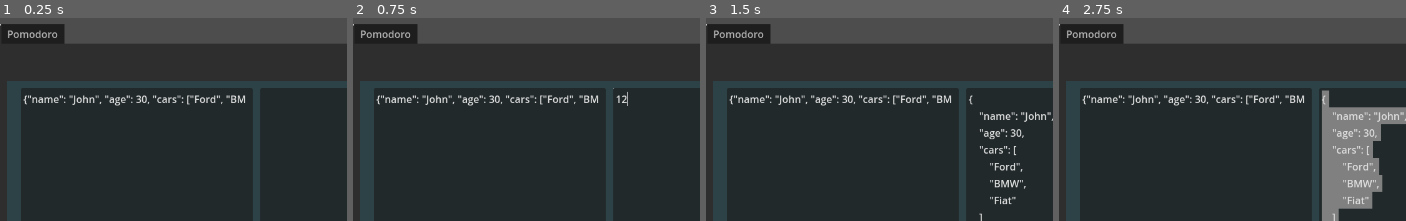
Above: before the commit, frames 1-4 (left to right).
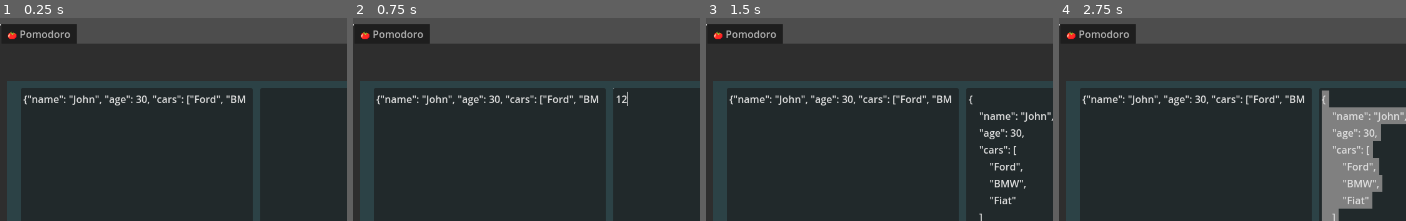
Above: after the commit, the same moments.

Repository: staticpo/webdevutils
Game: Godot game, scene res://app_window.tscn
Two runs of this game, one before a commit and one after it. Both use one fixed random seed, a clock stepped at 60 frames per second and the inputs below.
Inputs (mouse positions are % of the whole screen's width and height, from its top left):
- Up to frame 1 (0.25 s): no input
- Up to frame 2 (0.75 s): click (67, 47) at 0.52 s; type "12" at 0.6 s
- Up to frame 3 (1.5 s): click "Beautify" at 1.25 s
- Up to frame 4 (2.75 s): click "⛶" at 2 s
The pictures show only the part of the screen within x 13-63%, y 0-50%; the shares and areas given below are measured in that part.

The runs differ from the first frame. In frame 1, 0.7% of the frame differs, in the area x 2-23%, y 2-13%; in frame 2, 0.7%; in frame 3, 0.7%; in frame 4, 0.7%.

Commit message:
Pomodoro 2nd version

Diff:
--- a/app_window.tscn
+++ b/app_window.tscn
@@ -17,6 +17,6 @@
 [node name="JSON Beautify" parent="TabContainer" instance=ExtResource("1_4ejs2")]
 layout_mode = 2
 
-[node name="Pomodoro" parent="TabContainer" instance=ExtResource("3_2nss2")]
+[node name="🍅 Pomodoro" parent="TabContainer" instance=ExtResource("3_2nss2")]
 visible = false
 layout_mode = 2
--- a/scenes/Pomodoro.gd
+++ b/scenes/Pomodoro.gd
@@ -1,17 +1,31 @@
 extends CenterContainer
 
-@onready var timer = $Timer
+@onready var timerWork = $TimerWork
+@onready var timerRest = $TimerRest
 @onready var label = $Control/Label
 
 
-func _on_button_pressed():
-	timer.start()
+func _on_start_button_pressed():
+	timerWork.start()
 
 func _getTimeLeft() -> String:
-	var timeLeft = timer.time_left
+	var timeLeft = timerWork.time_left if timerRest.is_stopped() else timerRest.time_left
 	var minutes = floor(timeLeft / 60)
 	var seconds = int(timeLeft) % 60
 	return "%02d:%02d" % [minutes, seconds]
 
 func _process(delta):
-	label.text = _getTimeLeft()
+	if !timerRest.is_stopped() || !timerWork.is_stopped():
+		label.text = _getTimeLeft()
+
+
+func _on_stop_button_pressed():
+	timerRest.stop()
+	timerWork.stop()
+	label.text = "00:00"
+
+func _on_timer_rest_timeout():
+	timerWork.start()
+
+func _on_timer_work_timeout():
+	timerRest.start()
--- a/scenes/Pomodoro.tscn
+++ b/scenes/Pomodoro.tscn
@@ -5,10 +5,6 @@
 
 [node name="Pomodoro" type="CenterContainer"]
 script = ExtResource("1_votqy")
-
-[node name="Timer" type="Timer" parent="."]
-wait_time = 10.0
-one_shot = true
 
 [node name="ColorRect" type="ColorRect" parent="."]
 custom_minimum_size = Vector2(800, 480)
@@ -28,7 +24,7 @@
 theme_override_font_sizes/font_size = 50
 text = "00:00"
 
-[node name="Button" type="Button" parent="Control"]
+[node name="StartButton" type="Button" parent="Control"]
 layout_mode = 2
 offset_left = -225.0
 offset_top = -16.0
@@ -36,6 +32,25 @@
 offset_bottom = 17.0
 text = "Start"
 
+[node name="StopButton" type="Button" parent="Control"]
+layout_mode = 0
+offset_left = -225.0
+offset_top = 23.0
+offset_right = -118.0
+offset_bottom = 55.0
+text = "Stop"
+
 [node name="AudioStreamPlayer" type="AudioStreamPlayer" parent="."]
 
-[connection signal="pressed" from="Control/Button" to="." method="_on_button_pressed"]
+[node name="TimerWork" type="Timer" parent="."]
+wait_time = 1500.0
+one_shot = true
+
+[node name="TimerRest" type="Timer" parent="."]
+wait_time = 5.0
+one_shot = true
+
+[connection signal="pressed" from="Control/StartButton" to="." method="_on_start_button_pressed"]
+[connection signal="pressed" from="Control/StopButton" to="." method="_on_stop_button_pressed"]
+[connection signal="timeout" from="TimerWork" to="." method="_on_timer_work_timeout"]
+[connection signal="timeout" from="TimerRest" to="." method="_on_timer_rest_timeout"]
